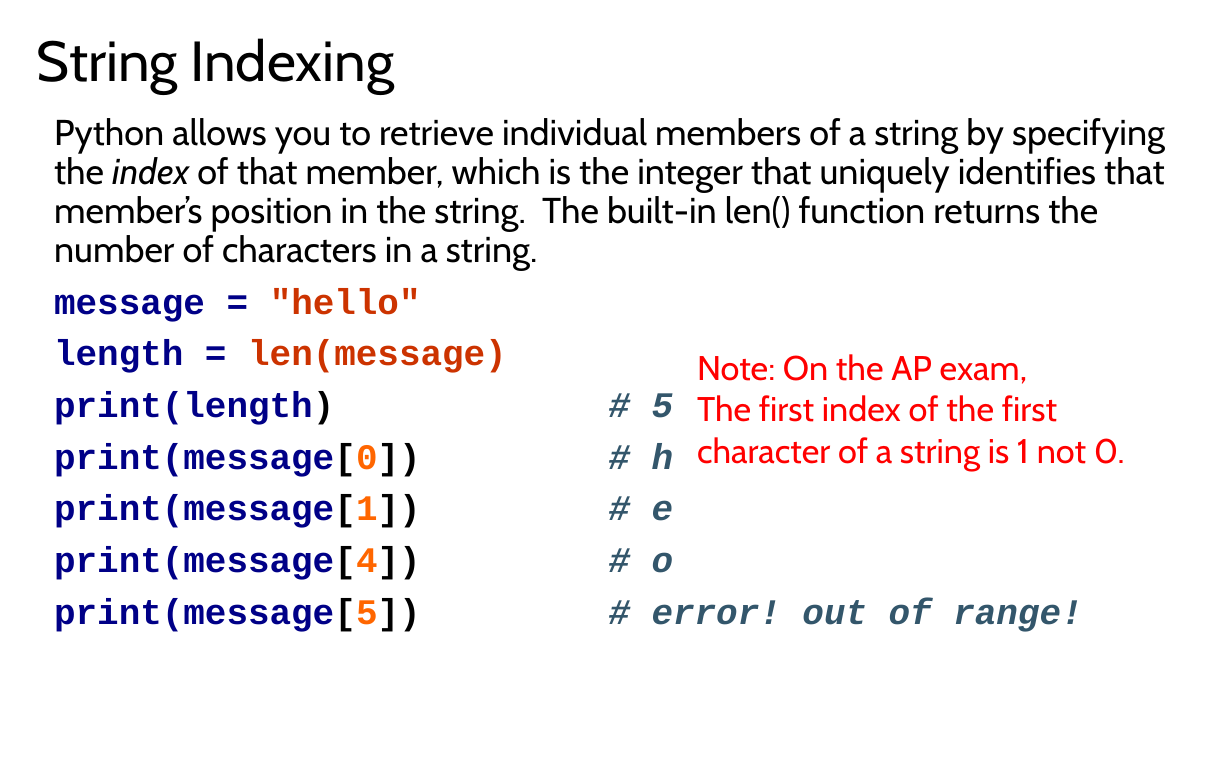
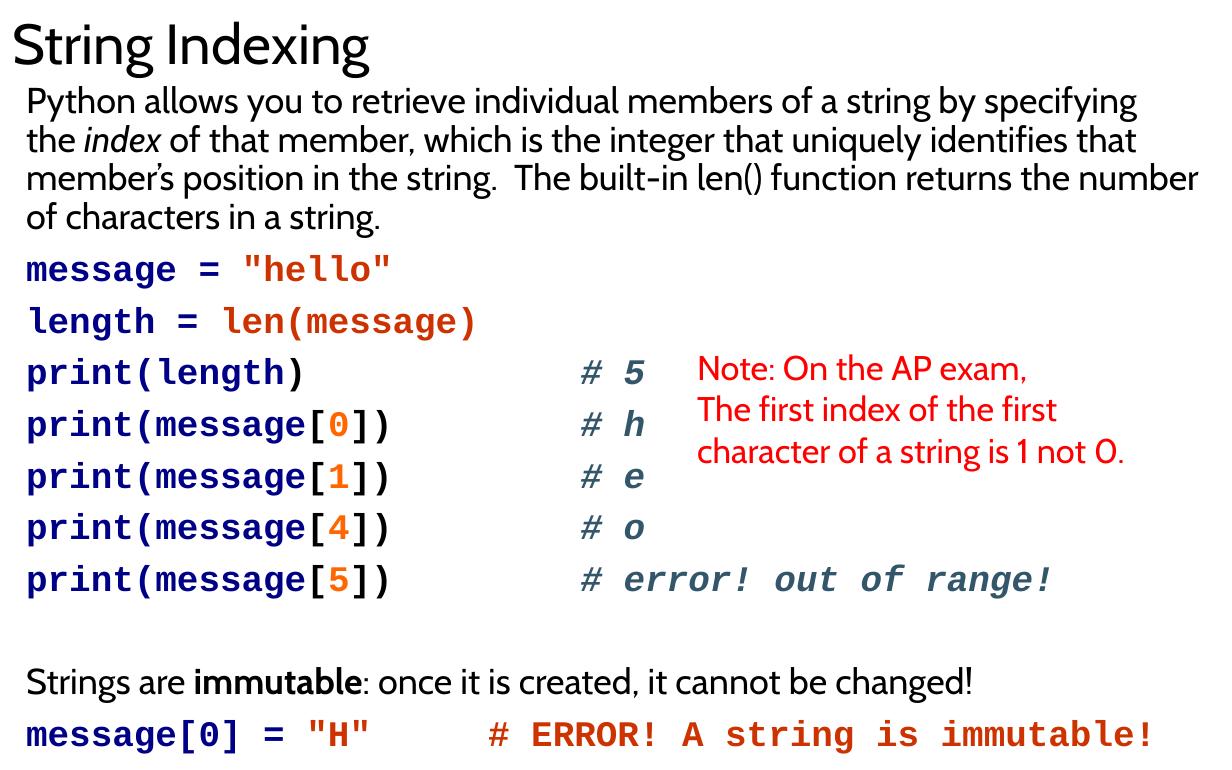
Before and after one commit to LongBaoNguyen/longbaonguyen.github.io, a slide deck: slide 19 of courses/apcsp/lect5.pptx. Drawn at 1232x770 pixels with LibreOffice and Linux fonts; fonts in the diff are those of the drawing. Boxes give left, top, right and bottom in pixels: in the first picture for what was removed or moved away, otherwise in the second. Text is boxed around its words. In the diff, an @@ line names an element or a change of style, - is before the commit and + after.

```diff
--- a/courses/apcsp/lect5.pptx
+++ b/courses/apcsp/lect5.pptx
@@ title "String Indexing": place and size @@
-title "String Indexing" at (37, 38, 395, 94)
+title "String Indexing" at (12, 21, 370, 77)
@@ text "Python allows you to retrieve ...": place and size @@
-text "Python allows you to retrieve ..." at (54, 118, 1165, 632)
+text "Python allows you to retrieve ..." at (26, 86, 1198, 754)
@@ text at (26, 667, 1157, 754): paragraphs added @@
+Strings are immutable: once it is created, it cannot be changed!
+message[0] = "H" # ERROR! A string is immutable!
```
Also in this commit, not shown: 1 slide removed, 1 other file.
